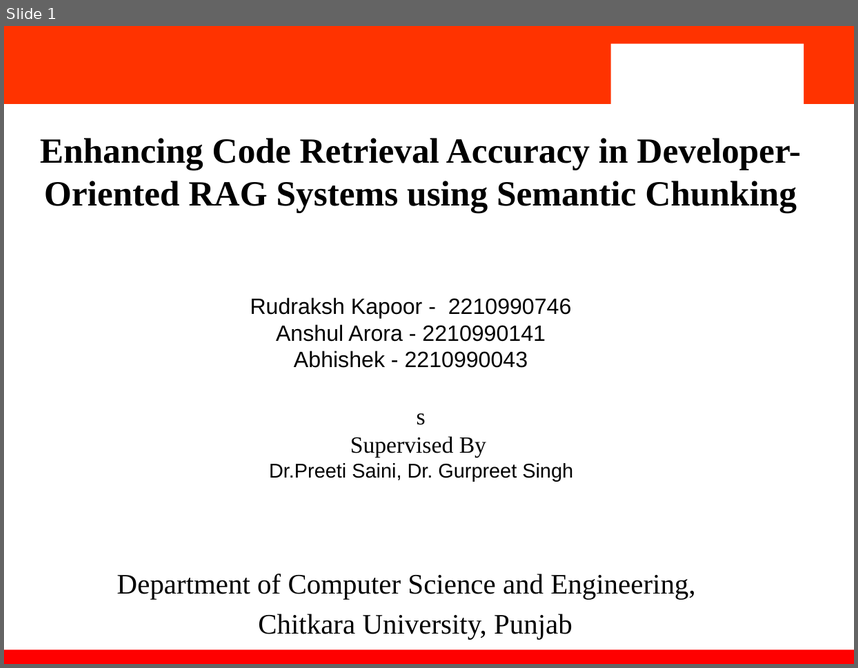
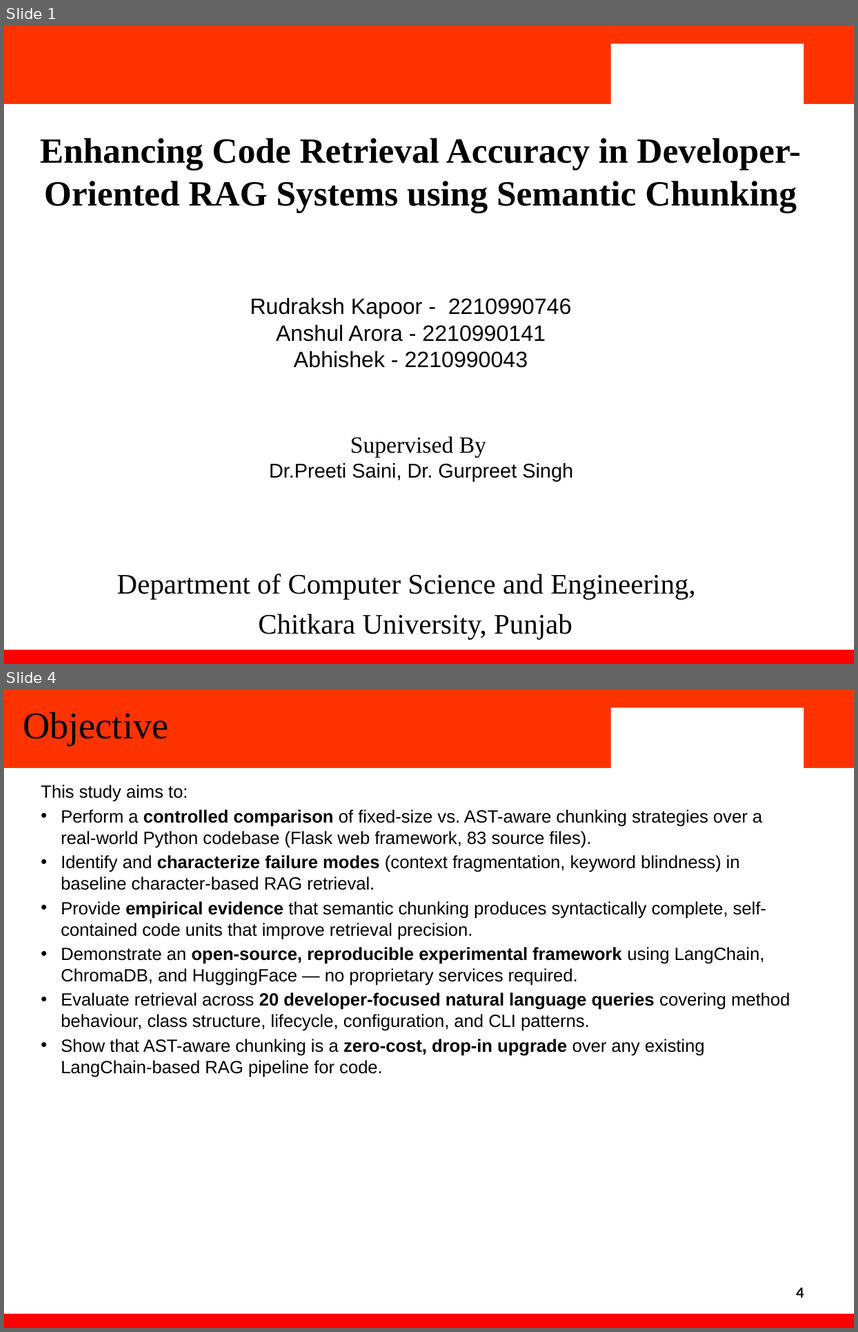
Before and after one commit to ItsRudraksh/2210990746_2210990104_2210990034, a slide deck: Team_32_PPT.pptx. Shown one above the other, each under a label of ours: slide 1 before the commit, slides 1 and 4 after it; the slides between them are not shown. The pictures are 858x668 and 858x1332 pixels, drawn with LibreOffice and Linux fonts; fonts in the diff are those of the drawing; background and template pictures are left out. Boxes give left, top, right and bottom in pixels: in the first picture for what was removed or moved away, otherwise in the second. Text is boxed around its words. In the diff, an @@ line names an element or a change of style, - is before the commit and + after.

```diff
--- a/Team_32_PPT.pptx
+++ b/Team_32_PPT.pptx
@@ slide 4 added at box(4, 690, 854, 1328), background #FFFFFF; not listed: 4 template elements that a slide beside it also shows @@
@@ title added at box(23, 712, 168, 745), 34 pt, text #000000 @@
+Objective
@@ text added at box(41, 785, 790, 1077), 16 pt, text #000000 @@
+This study aims to:
+• Perform a controlled comparison of fixed-size vs. AST-aware chunking strategies over a real-world Python codebase (Flask web framework, 83 source files).
+• Identify and characterize failure modes (context fragmentation, keyword blindness) in baseline character-based RAG retrieval.
+• Provide empirical evidence that semantic chunking produces syntactically complete, self-contained code units that improve retrieval precision.
+• Demonstrate an open-source, reproducible experimental framework using LangChain, ChromaDB, and HuggingFace — no proprietary services required.
+• Evaluate retrieval across 20 developer-focused natural language queries covering method behaviour, class structure, lifecycle, configuration, and CLI patterns.
+• Show that AST-aware chunking is a zero-cost, drop-in upgrade over any existing LangChain-based RAG pipeline for code.
@@ text added at box(796, 1287, 804, 1297), 12.5 pt, text #000000, bold @@
+4
@@ slide 1 changed as well @@
@@ text at box(417, 413, 426, 425): paragraph removed @@
-s
```
Also in this commit, not shown: 2 other slides changed, 8 other slides added, 5 slides removed.
